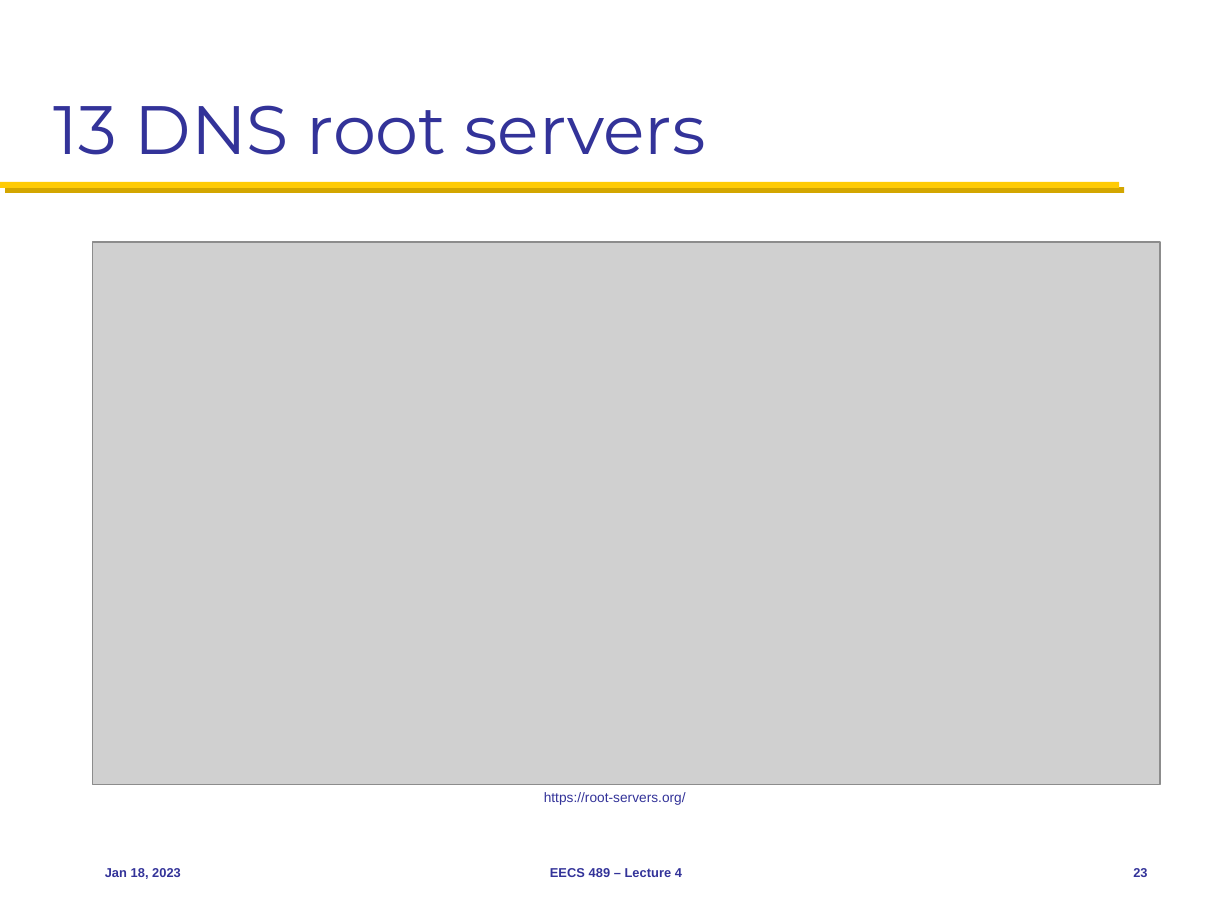
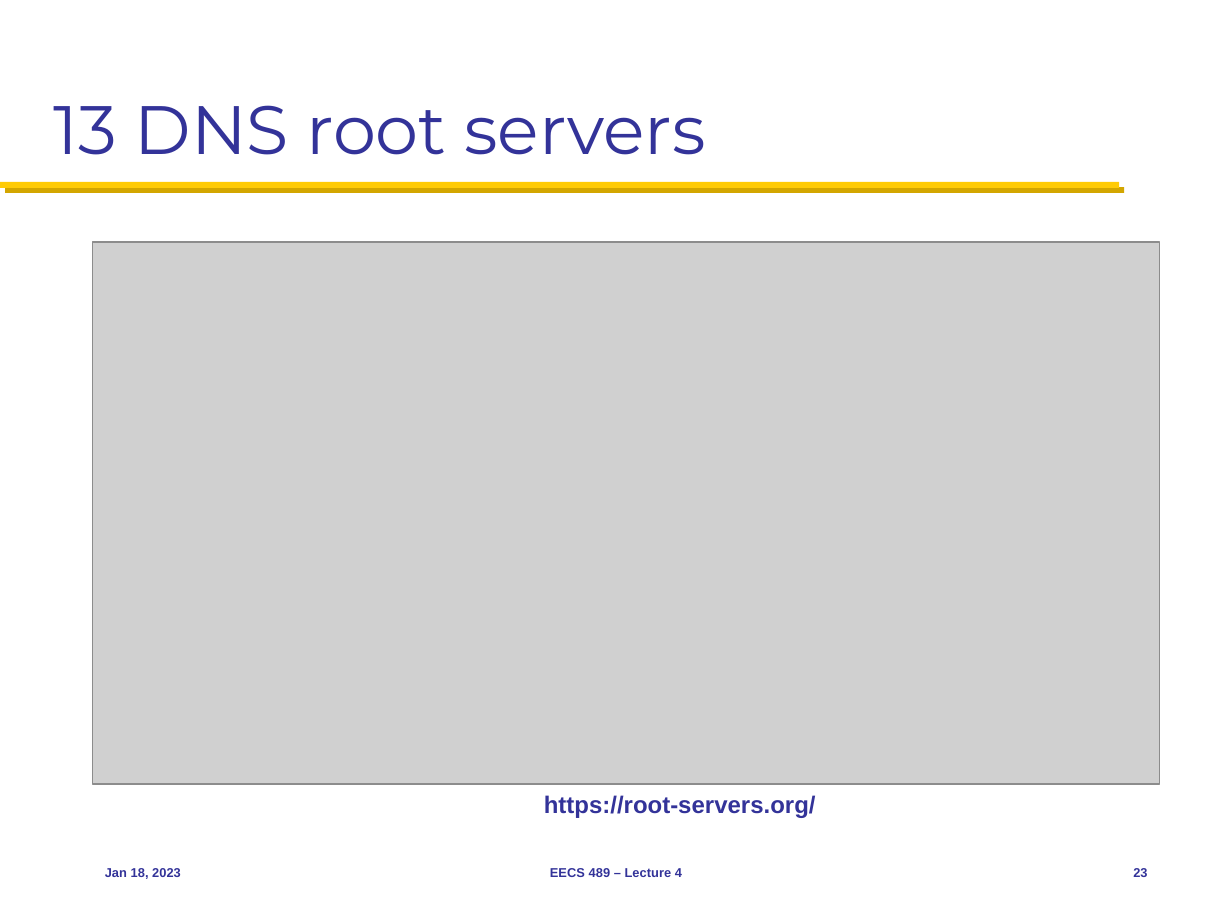
Before and after one commit to morleydragon/eecs489, a slide deck: slide 23 of Slides/011823.pptx. Drawn at 1232x924 pixels with LibreOffice and Linux fonts; fonts in the diff are those of the drawing; grey boxes stand for pictures. Boxes give left, top, right and bottom in pixels: in the first picture for what was removed or moved away, otherwise in the second. Text is boxed around its words. In the diff, an @@ line names an element or a change of style, - is before the commit and + after.

```diff
--- a/Slides/011823.pptx
+++ b/Slides/011823.pptx
@@ text "https://root-servers.org/" at (544,795,816,818): size 8 to 14 pt, bold on @@
```
Also in this commit, not shown: 3 other slides changed.
